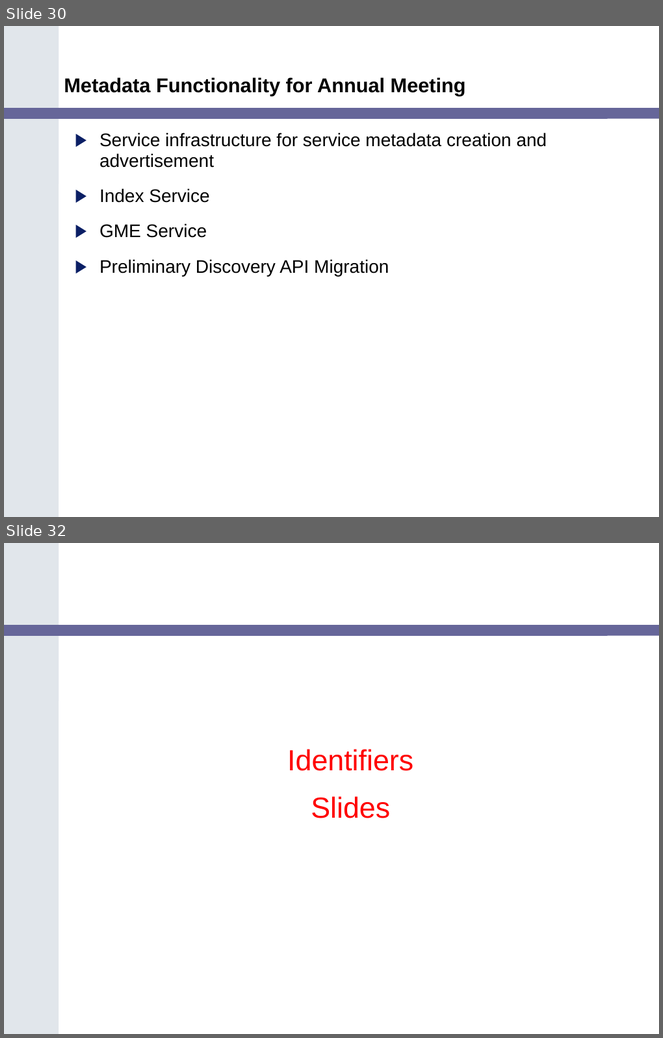
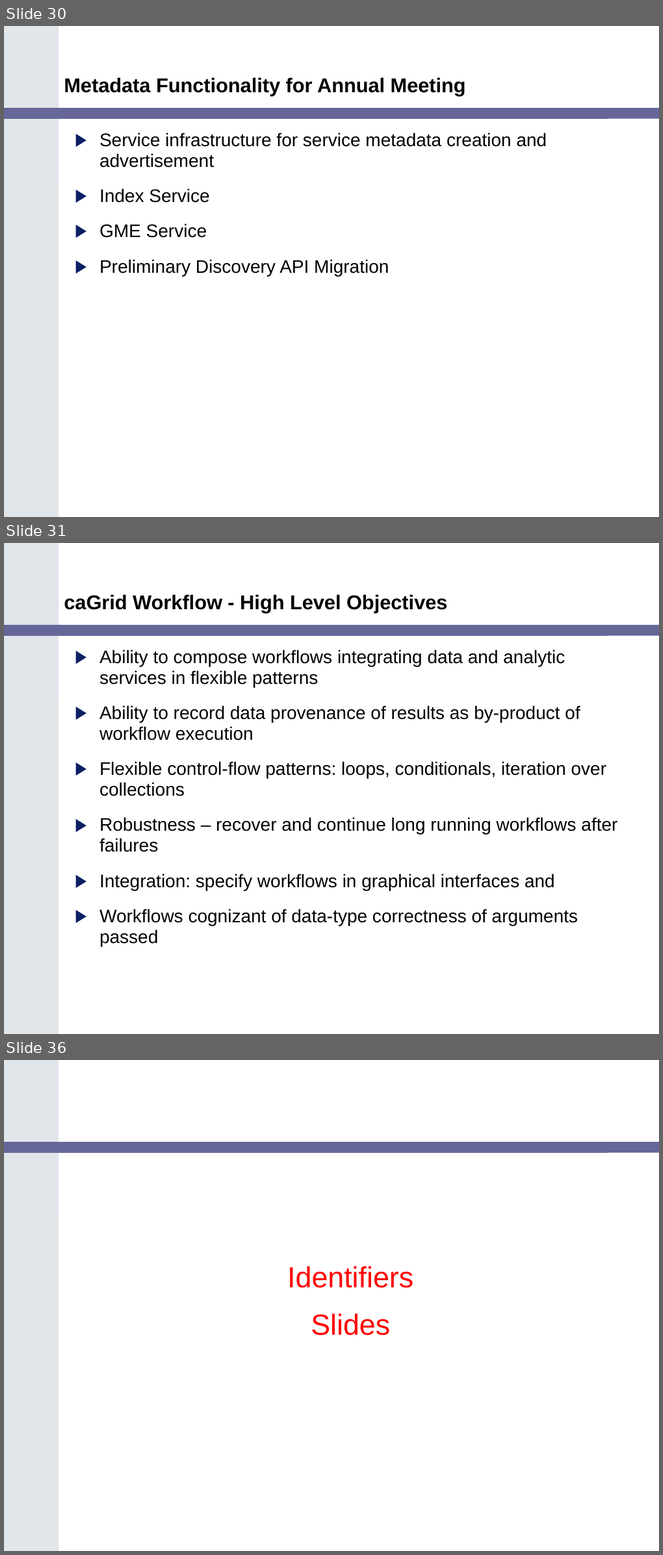
Before and after one commit to NCIP/cagrid-portal, a slide deck: cagrid-1-0/Documentation/presentations/200602_VCDE_ARCH/caGrid_Update_Arch_VCDE_Feb1.ppt. Shown one above the other, each under a label of ours: slides 30 and 32 before the commit, slides 30, 31 and 36 after it; the slides between them are not shown. The pictures are 663x1038 and 663x1555 pixels, drawn with LibreOffice and Linux fonts; fonts in the diff are those of the drawing; background and template pictures are left out. Boxes give left, top, right and bottom in pixels: in the first picture for what was removed or moved away, otherwise in the second. Text is boxed around its words. In the diff, an @@ line names an element or a change of style, - is before the commit and + after.

```diff
--- a/cagrid-1-0/Documentation/presentations/200602_VCDE_ARCH/caGrid_Update_Arch_VCDE_Feb1.ppt
+++ b/cagrid-1-0/Documentation/presentations/200602_VCDE_ARCH/caGrid_Update_Arch_VCDE_Feb1.ppt
@@ slide 31 added at [4,543,659,1034], background #FFFFFF; not listed: 2 template elements that a slide beside it also shows @@
@@ title added at [64,594,447,613], 22 pt, text #000000, bold @@
+caGrid Workflow - High Level Objectives
@@ text added at [100,650,618,947], 20 pt, text #000000 @@
+▶ Ability to compose workflows integrating data and analytic services in flexible patterns
+▶ Ability to record data provenance of results as by-product of workflow execution
+▶ Flexible control-flow patterns: loops, conditionals, iteration over collections
+▶ Robustness – recover and continue long running workflows after failures
+▶ Integration: specify workflows in graphical interfaces and
+▶ Workflows cognizant of data-type correctness of arguments passed
@@ what was slide 32 is now slide 36 @@
```
Also in this commit, not shown: 15 other slides added, 2 slides removed.
